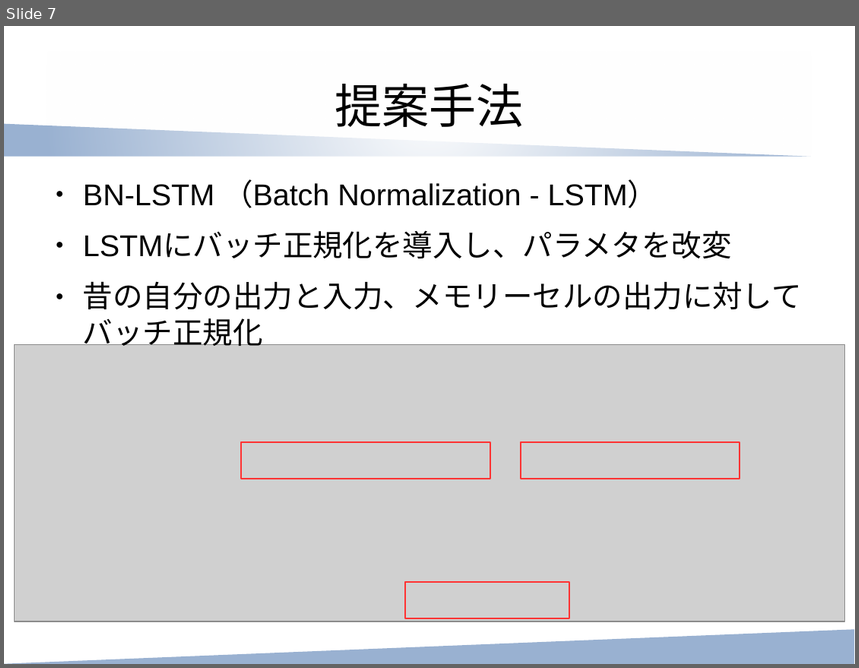
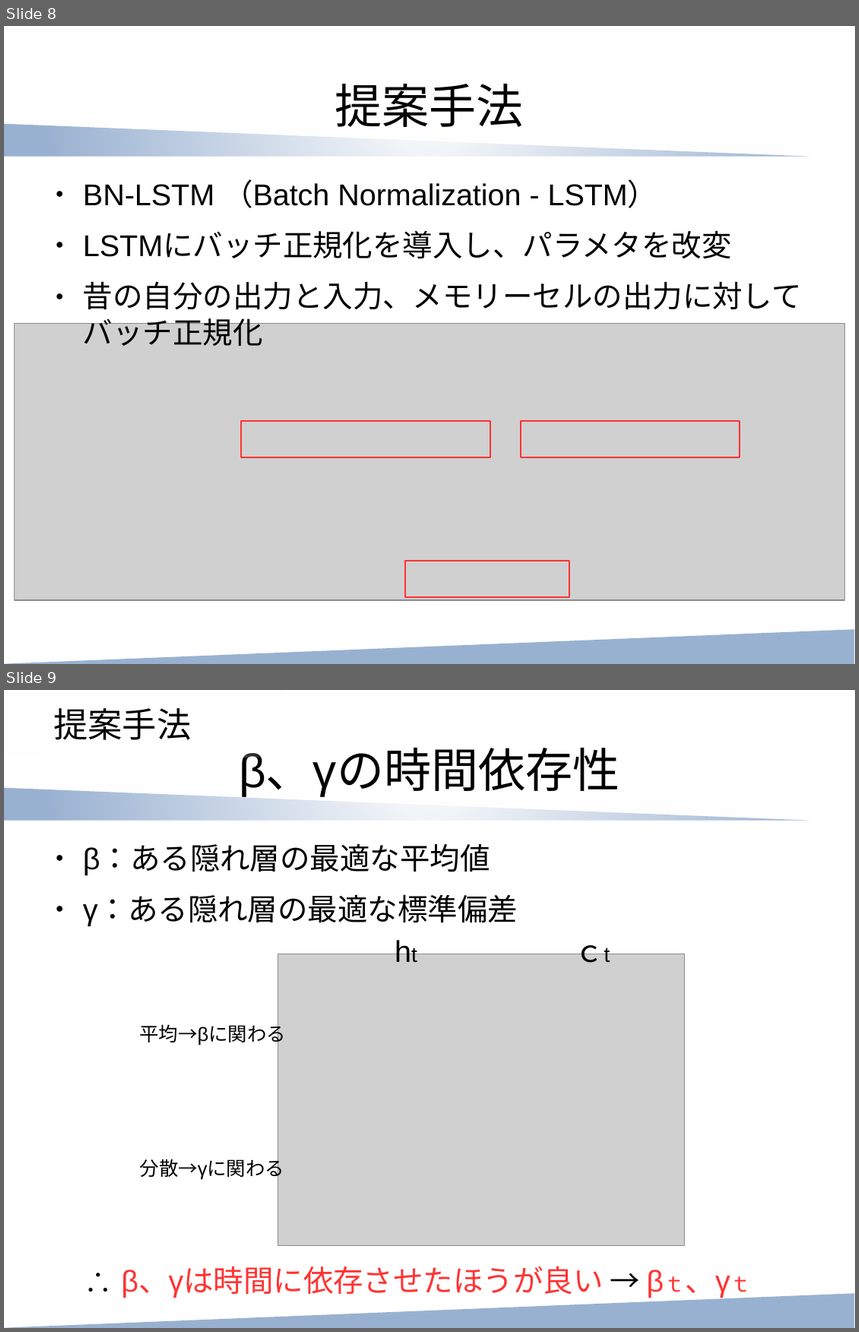
Before and after one commit to ytoyama/paper_reading, a slide deck: recurrent_batch_normalization/main.odp. Shown one above the other, each under a label of ours: slide 7 before the commit, slides 8 and 9 after it. The pictures are 859x668 and 859x1332 pixels, drawn with LibreOffice and Linux fonts; fonts in the diff are those of the drawing; grey boxes stand for pictures. Boxes give left, top, right and bottom in pixels: in the first picture for what was removed or moved away, otherwise in the second. Text is boxed around its words. In the diff, an @@ line names an element or a change of style, - is before the commit and + after.

```diff
--- a/recurrent_batch_normalization/main.odp
+++ b/recurrent_batch_normalization/main.odp
@@ slide 9 added at [4,690,855,1328], background #FFFFFF; not listed: 2 template elements that a slide beside it also shows @@
@@ title added at [54,708,192,740], 32 pt, text #000000 @@
+提案手法
@@ title added at [47,716,813,822], fill gradient #FFFFFF, 44 pt, text #000000 @@
+β、γの時間依存性
@@ text added at [83,845,518,926], 28 pt, text #000000 @@
+● β：ある隠れ層の最適な平均値
+● γ：ある隠れ層の最適な標準偏差
@@ group added at [140,929,684,1247]: 4 texts, 1 picture @@
+ht
+ｃt
+平均→βに関わる
+分散→γに関わる
@@ text added at [121,1268,731,1300], 28 pt, text #FF3333 @@
+∴ β、γは時間に依存させたほうが良い → βｔ、γｔ
@@ what was slide 7 is now slide 8 @@
@@ slide 8 changed as well @@
@@ 3 rectangles, 1 picture: place and size @@
-3 rectangles, 1 picture at [14,345,845,623]
+3 rectangles, 1 picture at [14,323,845,601]
```
Also in this commit, not shown: 6 other slides changed, 3 other slides added, 1 slide removed, 1 other file.
